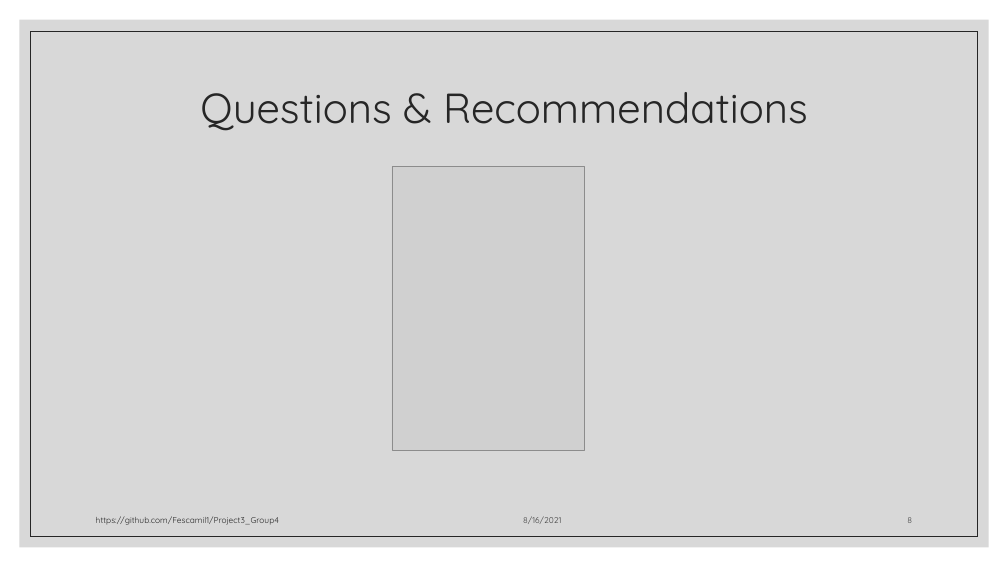
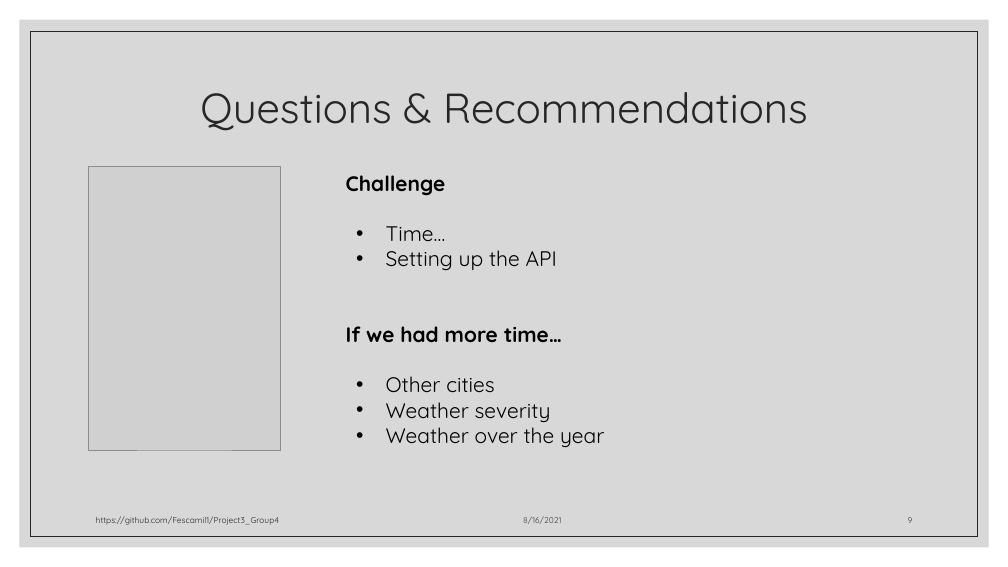
Before and after one commit to Fescamil1/Project3_Group4, a slide deck: slide 9 of Presentation.pptx (slide 8 before the commit). Drawn at 1008x567 pixels with LibreOffice and Linux fonts; fonts in the diff are those of the drawing; grey boxes stand for pictures. Boxes give left, top, right and bottom in pixels: in the first picture for what was removed or moved away, otherwise in the second. Text is boxed around its words. In the diff, an @@ line names an element or a change of style, - is before the commit and + after.

```diff
--- a/Presentation.pptx
+++ b/Presentation.pptx
@@ rectangle at box(31, 31, 978, 536): outline #262626 0.5 pt to #262626 0.75 pt @@
@@ title "Questions & Recommendations" at box(200, 92, 808, 131): less space between paragraphs @@
@@ picture: place and size @@
-picture at box(392, 166, 585, 450)
+picture at box(88, 166, 281, 450)
@@ text added at box(346, 175, 604, 447), 20 pt, text #000000 @@
+Challenge
+• Time…
+• Setting up the API
+If we had more time…
+• Other cities
+• Weather severity
+• Weather over the year
```
Also in this commit, not shown: 9 other slides changed, 1 slide added.
